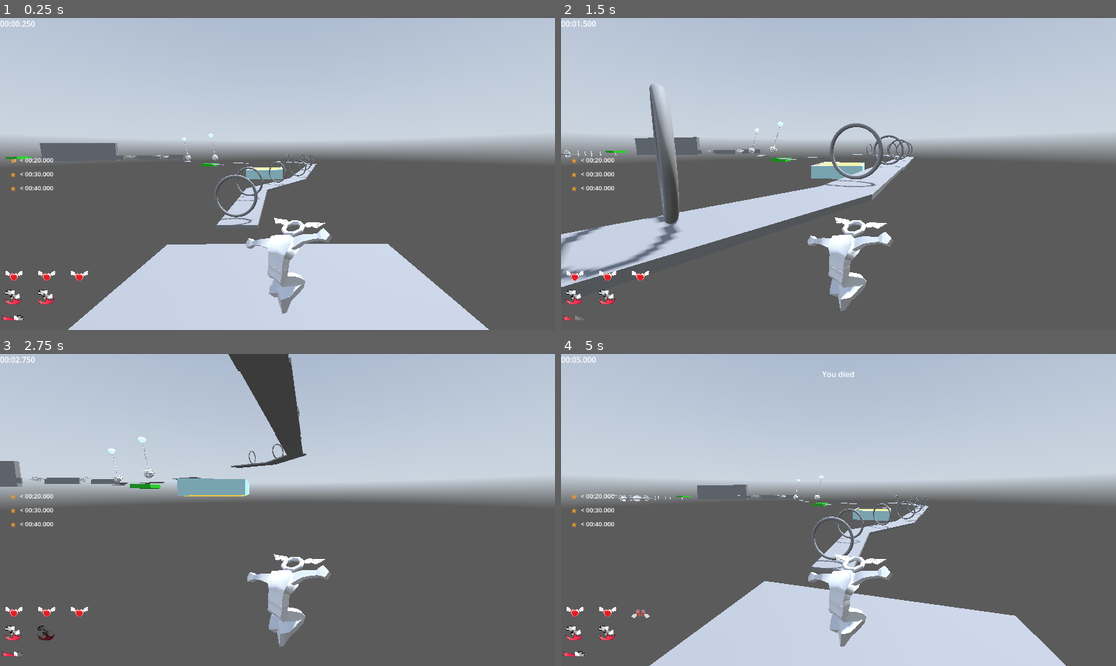
Above: before the commit, frames 1-4 (two rows, left to right).
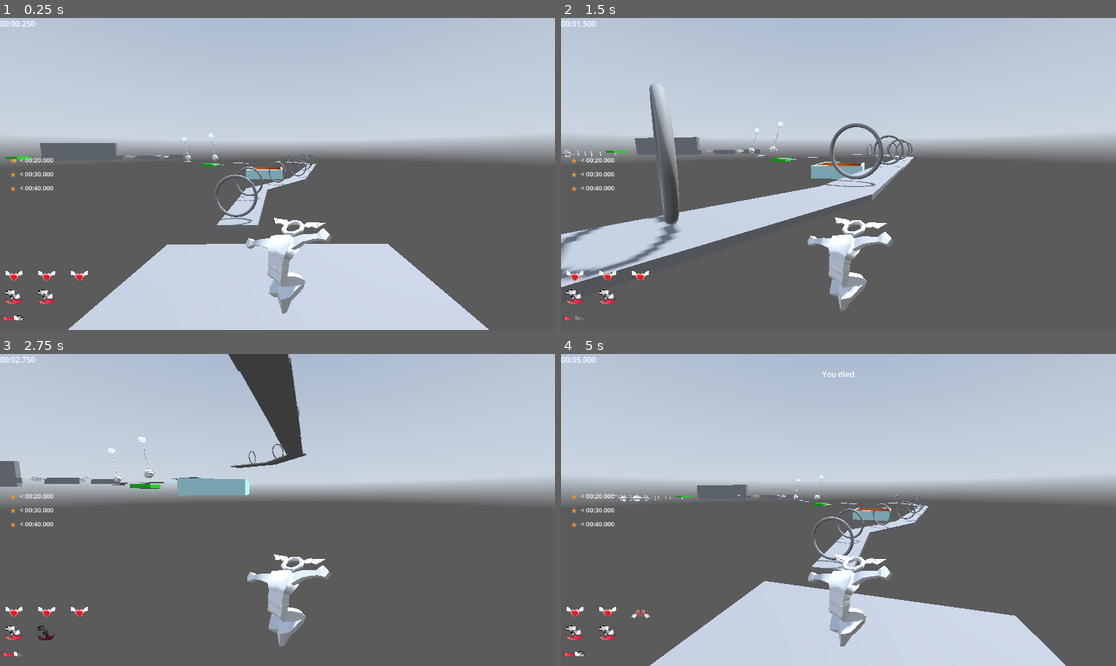
Above: after the commit, the same moments.

Repository: jpvds1/DDJD
Game: Godot game, scene res://scenes/levels/level_3.tscn
Two runs of this game, one before a commit and one after it. Both use one fixed random seed, a clock stepped at 60 frames per second and the inputs below. This scene is started directly instead of the project's main scene. A sky picture missing from this copy of the repository is replaced by a grey-blue gradient. Sound files missing from this copy of the repository are replaced by a short silence.
Inputs (mouse positions are in pixels of both pictures, inside the frame that each line leads up to):
- Up to frame 1 (0.25 s): no input
- Up to frame 2 (1.5 s): tap Enter at 0.5 s; move the mouse to (866, 174) at 0.52 s; hold W (move_forwards) from 0.53 s (still down); tap Q (dash) at 0.6 s; tap Space (jump) at 0.77 s; move the mouse to (810, 174) at 1.27 s; tap Shift (sprint) at 1.35 s
- Up to frame 3 (2.75 s): keep holding W (move_forwards); tap Space (jump) at 1.52 s; move the mouse to (288, 503) at 2.02 s; tap Q (dash) at 2.1 s
- Up to frame 4 (5 s): keep holding W (move_forwards); move the mouse to (832, 516) at 2.77 s; tap Shift (sprint) at 2.85, 4.35 s; tap Space (jump) at 3.02, 3.77, 4.52 s; move the mouse to (877, 513) at 3.52 s; tap Q (dash) at 3.6 s; move the mouse to (794, 506) at 4.27 s

The runs differ from the first frame. In frame 1, less than 0.1% of the frame differs, in the area x 45-51%, y 47-49%; in frame 2, less than 0.1%, in the area x 46-55%, y 46-48%; in frame 3, less than 0.1%; in frame 4, less than 0.1%.

Commit message:
feat: better shaders

Diff:
--- a/platformer-game/scenes/building_materials/lava.tscn
+++ b/platformer-game/scenes/building_materials/lava.tscn
@@ -1,14 +1,17 @@
 [gd_scene format=3 uid="uid://bgcnbok4d001r"]
 
 [ext_resource type="Script" uid="uid://blxiab4jm2hws" path="res://scripts/systems/lava_hazard.gd" id="1_s5q3i"]
+[ext_resource type="Shader" path="res://shaders/lava.gdshader" id="2_lava"]
 
-[sub_resource type="StandardMaterial3D" id="StandardMaterial3D_excbq"]
-transparency = 1
-albedo_color = Color(1, 0.27058825, 0, 1)
-metallic = 0.2
-roughness = 0.2
-emission_enabled = true
-emission = Color(1, 0.8, 0, 1)
+[sub_resource type="ShaderMaterial" id="ShaderMaterial_lava"]
+shader = ExtResource("2_lava")
+shader_parameter/flow_speed = 0.3
+shader_parameter/flow_scale = 2.5
+shader_parameter/hot_color = Color(1.0, 0.95, 0.2, 1.0)
+shader_parameter/mid_color = Color(1.0, 0.35, 0.0, 1.0)
+shader_parameter/cool_color = Color(0.18, 0.02, 0.0, 1.0)
+shader_parameter/crust_threshold = 0.55
+shader_parameter/emission_strength = 3.5
 
 [sub_resource type="BoxShape3D" id="BoxShape3D_iav0o"]
 size = Vector3(3.526001, 0.78930664, 3.526764)
@@ -21,7 +24,7 @@
 [node name="Lava_liq" type="CSGBox3D" parent="." unique_id=1679590027]
 transform = Transform3D(1, 0, 0, 0, 1, 0, 0, 0, 1, 0, 0.5, 0)
 size = Vector3(3.55, 0.8, 3.55)
-material = SubResource("StandardMaterial3D_excbq")
+material = SubResource("ShaderMaterial_lava")
 
 [node name="Area_lava" type="Area3D" parent="Lava_liq" unique_id=269468259]
 script = ExtResource("1_s5q3i")
--- a/platformer-game/scenes/building_materials/water.tscn
+++ b/platformer-game/scenes/building_materials/water.tscn
@@ -1,14 +1,17 @@
 [gd_scene format=3 uid="uid://dae7kwcoeau4g"]
 
 [ext_resource type="Script" uid="uid://dprqqkdppo6hi" path="res://scripts/environment/water.gd" id="1_gkt4p"]
+[ext_resource type="Shader" uid="uid://b458iosfq7vv3" path="res://shaders/water.gdshader" id="2_water"]
 
-[sub_resource type="StandardMaterial3D" id="StandardMaterial3D_excbq"]
-transparency = 1
-albedo_color = Color(0, 0.75, 1, 0.45490196)
-metallic = 0.2
-roughness = 0.1
-emission_enabled = true
-emission = Color(1, 0.8, 0, 1)
+[sub_resource type="ShaderMaterial" id="ShaderMaterial_water"]
+render_priority = 0
+shader = ExtResource("2_water")
+shader_parameter/wave_speed = 1.2
+shader_parameter/wave_scale = 3.0
+shader_parameter/shallow_color = Color(0.1, 0.6, 1, 0.55)
+shader_parameter/deep_color = Color(0, 0.25, 0.7, 0.85)
+shader_parameter/foam_threshold = 0.7
+shader_parameter/foam_color = Color(1, 1, 1, 0.9)
 
 [node name="Water" type="Node3D" unique_id=535295560]
 
@@ -26,7 +29,7 @@
 [node name="Water_D" type="CSGBox3D" parent="Pool" unique_id=437881038]
 transform = Transform3D(1, 0, 0, 0, 1, 0, 0, 0, 1, 0, 0.48, 0)
 size = Vector3(3.5, 0.8, 3.5)
-material = SubResource("StandardMaterial3D_excbq")
+material = SubResource("ShaderMaterial_water")
 script = ExtResource("1_gkt4p")
 
 [node name="Floor" type="CSGBox3D" parent="." unique_id=74212890]
--- a/platformer-game/scripts/environment/water.gd
+++ b/platformer-game/scripts/environment/water.gd
@@ -1,71 +1,16 @@
 extends CSGBox3D
 
-@export var wave_speed: float = 1.0
-@export var wave_height: float = 0.25
-@export var wave_frequency: float = 1.0
+@export var wave_speed: float = 1.2
 @export var current_speed: float = 0.1
 
-var _initial_y_position: float = 0.0
-var _water_material: ShaderMaterial
 var _uv_scroll_offset: float = 0.0
 
 func _ready() -> void:
 	process_mode = Node.PROCESS_MODE_PAUSABLE
-	# Store initial height so waves start from the correct position.
-	_initial_y_position = global_position.y
-
-	# Create water material by code to animate vertices and UVs.
-	_water_material = ShaderMaterial.new()
-	_water_material.shader = Shader.new()
-	_water_material.shader.code = """
-shader_type spatial;
-render_mode blend_mix, depth_draw_always, cull_back, diffuse_burley, specular_schlick_ggx;
-
-uniform vec4 water_color : source_color = vec4(0.0, 0.45, 0.85, 0.5);
-uniform float wave_speed = 1.0;
-uniform float wave_height = 0.25;
-uniform float wave_frequency = 1.0;
-uniform float uv_scroll_offset = 0.0;
-
-void vertex() {
-		// Only deform the upper face so the bottom stays fixed.
-	if (VERTEX.y > 0.0) {
-		float wave = sin(TIME * wave_speed + (VERTEX.x + VERTEX.z) * wave_frequency) * wave_height;
-		VERTEX.y += wave;
-	}
-}
-
-void fragment() {
-	vec2 uv = UV;
-	uv.x += uv_scroll_offset;
-
-	float shimmer = sin((uv.x * 12.0 + uv_scroll_offset) * 6.0) * 0.03;
-
-	ALBEDO = water_color.rgb + vec3(shimmer);
-	EMISSION = vec3(max(shimmer, 0.0)) * 0.15;
-	ALPHA = water_color.a;
-}
-"""
-	material = _water_material
-	# Adjust intensity from Inspector: increase `wave_height` for more amplitude and `wave_frequency` for more crests.
-	_water_material.set_shader_parameter("water_color", Color(0.0, 0.45, 0.85, 0.5))
-	_water_material.set_shader_parameter("wave_speed", wave_speed)
-	_water_material.set_shader_parameter("wave_height", wave_height)
-	_water_material.set_shader_parameter("wave_frequency", wave_frequency)
-
-func _physics_process(_delta: float) -> void:
-	# Waves are animated in the shader; here we keep the material in sync with the Inspector.
-	if _water_material == null:
-		return
-
-	_water_material.set_shader_parameter("wave_speed", wave_speed)
-	_water_material.set_shader_parameter("wave_height", wave_height)
-	_water_material.set_shader_parameter("wave_frequency", wave_frequency)
 
 func _process(delta: float) -> void:
-	if _water_material == null:
+	var mat := material as ShaderMaterial
+	if mat == null:
 		return
-
-	# Scroll surface shimmer with UV offset.
 	_uv_scroll_offset += current_speed * delta
-	_water_material.set_shader_parameter("uv_scroll_offset", _uv_scroll_offset)
+	mat.set_shader_parameter("wave_speed", wave_speed)
--- a/platformer-game/scripts/systems/lava_hazard.gd
+++ b/platformer-game/scripts/systems/lava_hazard.gd
@@ -1,23 +1,8 @@
 extends Area3D
-
-@export var speed: float = 2.0
-@export var amplitude: float = 0.2
-
-var initial_y_position: float = 0.0
-@onready var visual_block: Node3D = get_parent() as Node3D
 
 func _ready() -> void:
 	process_mode = Node.PROCESS_MODE_PAUSABLE
 	body_entered.connect(_on_body_entered)
-	if visual_block:
-		initial_y_position = visual_block.position.y
-
-func _process(_delta: float) -> void:
-	if not visual_block:
-		return
-
-	var time_seconds: float = Time.get_ticks_msec() * 0.001
-	visual_block.position.y = initial_y_position + sin(time_seconds * speed) * amplitude
 
 func _on_body_entered(body: Node3D) -> void:
 	if body.is_in_group("player") and body.has_method("request_unalive"):
--- /dev/null
+++ b/platformer-game/shaders/lava.gdshader
@@ -0,0 +1,68 @@
+shader_type spatial;
+render_mode blend_mix, depth_draw_opaque, cull_back, diffuse_burley, specular_schlick_ggx, unshaded;
+
+uniform float flow_speed : hint_range(0.05, 2.0) = 0.3;
+uniform float flow_scale : hint_range(0.5, 8.0) = 2.5;
+uniform vec4 hot_color : source_color = vec4(1.0, 0.95, 0.2, 1.0);
+uniform vec4 mid_color : source_color = vec4(1.0, 0.35, 0.0, 1.0);
+uniform vec4 cool_color : source_color = vec4(0.18, 0.02, 0.0, 1.0);
+uniform float crust_threshold : hint_range(0.0, 1.0) = 0.55;
+uniform float emission_strength : hint_range(0.0, 8.0) = 3.5;
+float hash(vec2 p) {
+	return fract(sin(dot(p, vec2(127.1, 311.7))) * 43758.5453);
+}
+
+float noise(vec2 p) {
+	vec2 i = floor(p);
+	vec2 f = fract(p);
+	f = f * f * (3.0 - 2.0 * f);
+	return mix(
+		mix(hash(i), hash(i + vec2(1, 0)), f.x),
+		mix(hash(i + vec2(0, 1)), hash(i + vec2(1, 1)), f.x),
+		f.y
+	);
+}
+
+float fbm(vec2 p) {
+	float v = 0.0;
+	float a = 0.5;
+	for (int i = 0; i < 5; i++) {
+		v += a * noise(p);
+		p *= 2.0;
+		a *= 0.5;
+	}
+	return v;
+}
+
+void fragment() {
+	float t = TIME * flow_speed;
+	vec2 uv = UV * flow_scale;
+
+	vec2 dir1 = vec2(t * 0.6, t * 0.4);
+	vec2 dir2 = vec2(-t * 0.3, t * 0.7);
+	vec2 dir3 = vec2(t * 0.15, -t * 0.5);
+
+	float n1 = fbm(uv + dir1);
+	float n2 = fbm(uv * 1.5 + dir2);
+	float n3 = fbm(uv * 0.7 + dir3);
+	float n = (n1 * 0.5 + n2 * 0.35 + n3 * 0.15);
+
+	vec4 col;
+	if (n < crust_threshold * 0.5) {
+		col = mix(hot_color, mid_color, n / (crust_threshold * 0.5));
+	} else {
+		col = mix(mid_color, cool_color, (n - crust_threshold * 0.5) / (1.0 - crust_threshold * 0.5));
+	}
+
+	float heat = 1.0 - smoothstep(0.0, crust_threshold, n);
+	ALBEDO = col.rgb;
+	ALPHA = 1.0;
+	EMISSION = hot_color.rgb * heat * emission_strength;
+	ROUGHNESS = mix(0.9, 0.3, heat);
+
+	float eps = 0.025;
+	float dnx = fbm(uv + vec2(eps, 0.0) + dir1) - n1;
+	float dnz = fbm(uv + vec2(0.0, eps) + dir1) - n1;
+	NORMAL_MAP = normalize(vec3(dnx, dnz, 0.2) * 0.5 + 0.5);
+	NORMAL_MAP_DEPTH = 3.0;
+}
--- /dev/null
+++ b/platformer-game/shaders/water.gdshader
@@ -0,0 +1,61 @@
+shader_type spatial;
+render_mode blend_mix, depth_draw_opaque, cull_back, diffuse_burley, specular_schlick_ggx;
+
+uniform float wave_speed : hint_range(0.1, 5.0) = 1.2;
+uniform float wave_scale : hint_range(0.1, 10.0) = 3.0;
+uniform vec4 shallow_color : source_color = vec4(0.1, 0.6, 1.0, 0.55);
+uniform vec4 deep_color : source_color = vec4(0.0, 0.25, 0.7, 0.85);
+uniform float foam_threshold : hint_range(0.0, 1.0) = 0.7;
+uniform vec4 foam_color : source_color = vec4(1.0, 1.0, 1.0, 0.9);
+
+float hash(vec2 p) {
+	return fract(sin(dot(p, vec2(127.1, 311.7))) * 43758.5453);
+}
+
+float noise(vec2 p) {
+	vec2 i = floor(p);
+	vec2 f = fract(p);
+	f = f * f * (3.0 - 2.0 * f);
+	return mix(
+		mix(hash(i), hash(i + vec2(1, 0)), f.x),
+		mix(hash(i + vec2(0, 1)), hash(i + vec2(1, 1)), f.x),
+		f.y
+	);
+}
+
+float fbm(vec2 p) {
+	float v = 0.0;
+	float a = 0.5;
+	for (int i = 0; i < 4; i++) {
+		v += a * noise(p);
+		p *= 2.1;
+		a *= 0.5;
+	}
+	return v;
+}
+
+void fragment() {
+	float t = TIME * wave_speed;
+	vec2 uv = UV * wave_scale;
+
+	float n1 = fbm(uv + vec2(t * 0.5, t * 0.3));
+	float n2 = fbm(uv * 1.3 - vec2(t * 0.3, t * 0.6));
+	float n = (n1 + n2) * 0.5;
+
+	vec4 col = mix(deep_color, shallow_color, n);
+
+	float foam = smoothstep(foam_threshold, 1.0, n);
+	col = mix(col, foam_color, foam * 0.5);
+
+	ALBEDO = col.rgb;
+	ALPHA = col.a;
+	ROUGHNESS = 0.05;
+	METALLIC = 0.1;
+	SPECULAR = 0.9;
+
+	float eps = 0.02;
+	float nx = fbm(uv + vec2(eps, 0.0) + vec2(t * 0.5, t * 0.3)) - n1;
+	float nz = fbm(uv + vec2(0.0, eps) + vec2(t * 0.5, t * 0.3)) - n1;
+	NORMAL_MAP = normalize(vec3(nx, nz, 0.3) * 0.5 + 0.5);
+	NORMAL_MAP_DEPTH = 2.0;
+}
Not shown, added: platformer-game/shaders/lava.gdshader.uid
Not shown, added: platformer-game/shaders/water.gdshader.uid
